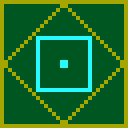
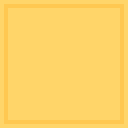
Layered file, before and after one edit (128×128). Changes by layer:
added layer "Прямоугольник 2" above "Прямоугольник 1" over [8, 8, 120, 120]
added layer "Прямоугольник 1" above "Слой 1" over [4, 4, 124, 124]
painted on "Слой 1" over [0, 0, 128, 128]
